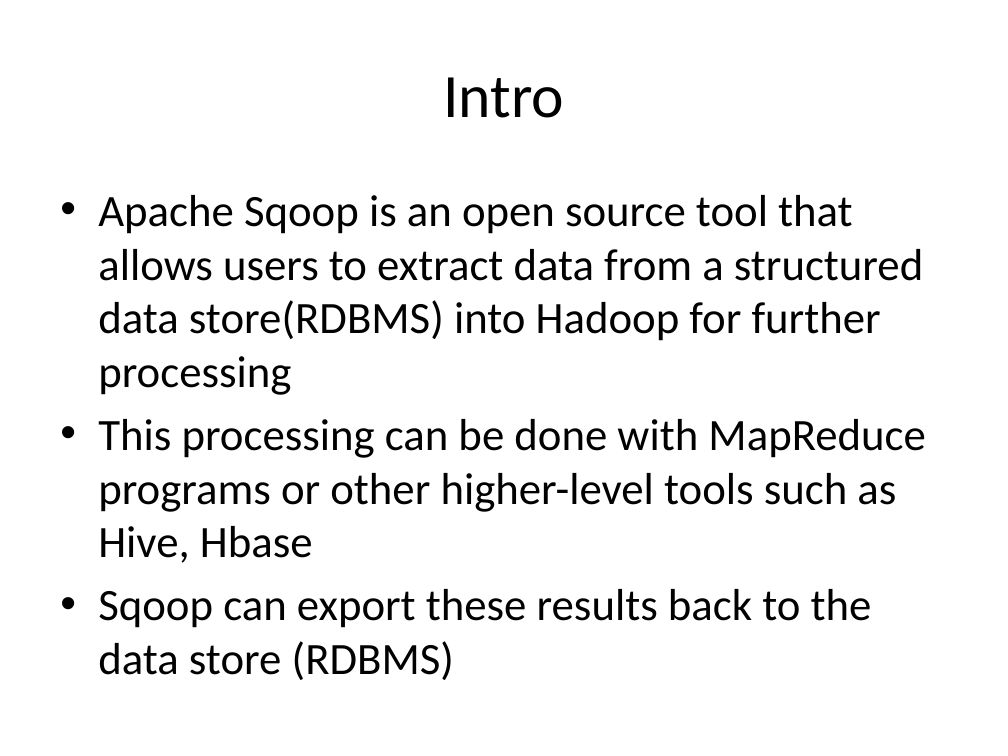
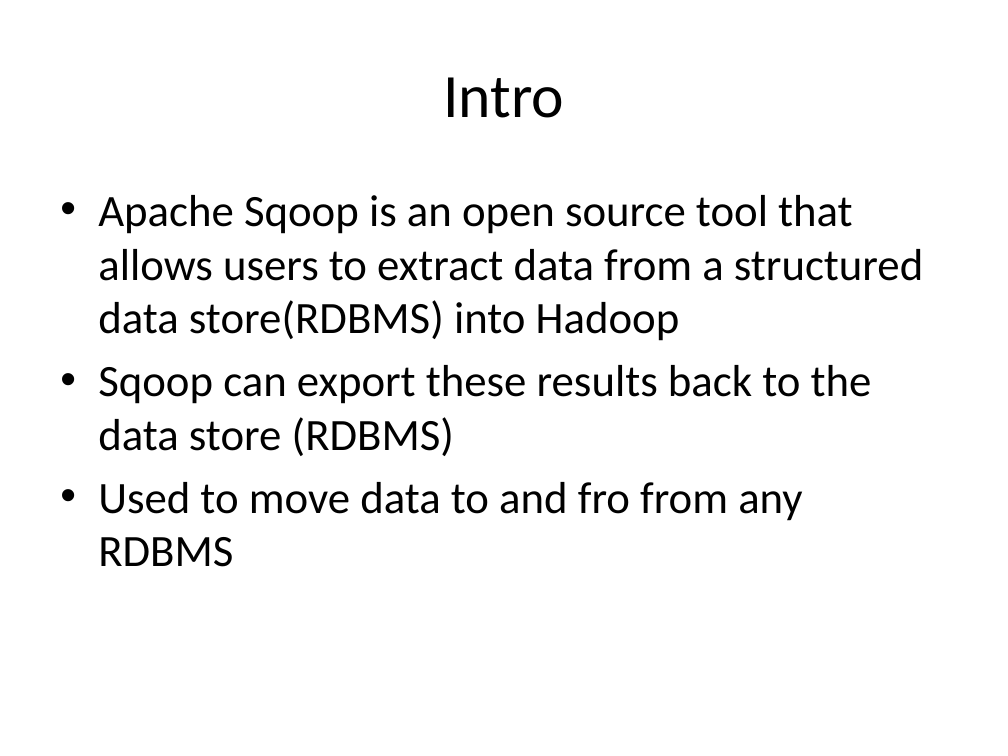
Before and after one commit to bigdatajunkies/hadoopoverview, a slide deck: slide 2 of PPTS/Sqoop Introduction.pptx. Drawn at 1008x756 pixels with LibreOffice and Linux fonts; fonts in the diff are those of the drawing. Boxes give left, top, right and bottom in pixels: in the first picture for what was removed or moved away, otherwise in the second. Text is boxed around its words. In the diff, an @@ line names an element or a change of style, - is before the commit and + after.

Commit message:
Updated Sqoop Introduction

```diff
--- a/PPTS/Sqoop Introduction.pptx
+++ b/PPTS/Sqoop Introduction.pptx
@@ text at (98,195,923,341): text changed @@
-• Apache Sqoop is an open source tool that allows users to extract data from a structured data store(RDBMS) into Hadoop for further processing
-• This processing can be done with MapReduce programs or other higher-level tools such as Hive, Hbase
+• Apache Sqoop is an open source tool that allows users to extract data from a structured data store(RDBMS) into Hadoop
@@ text at (98,482,802,567): paragraph added @@
+• Used to move data to and fro from any RDBMS
```
Also in this commit, not shown: 3 other slides changed.
